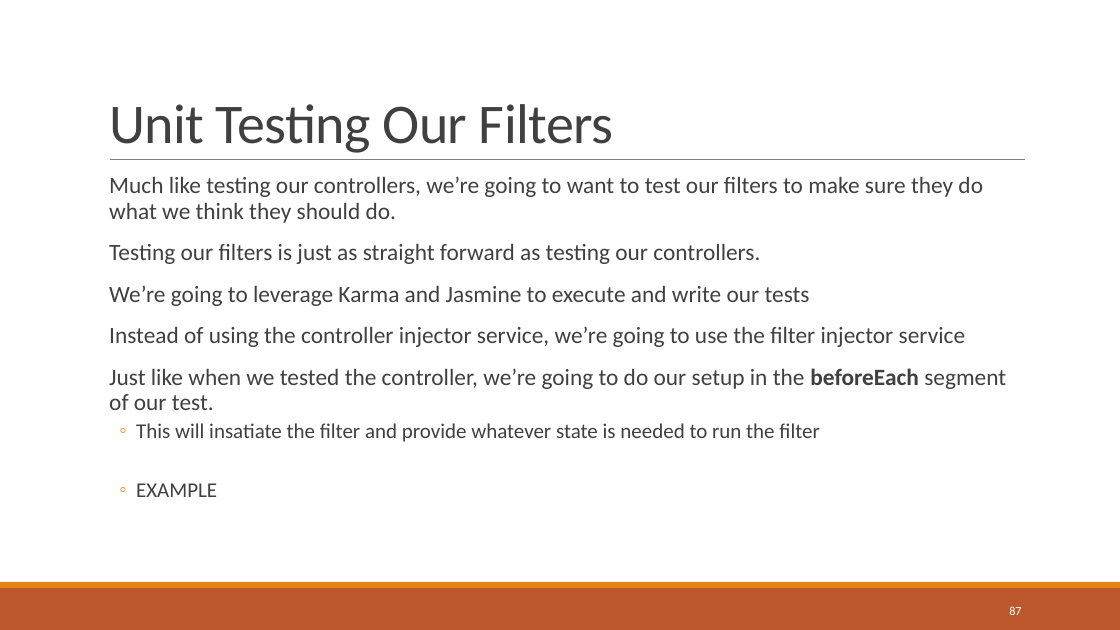
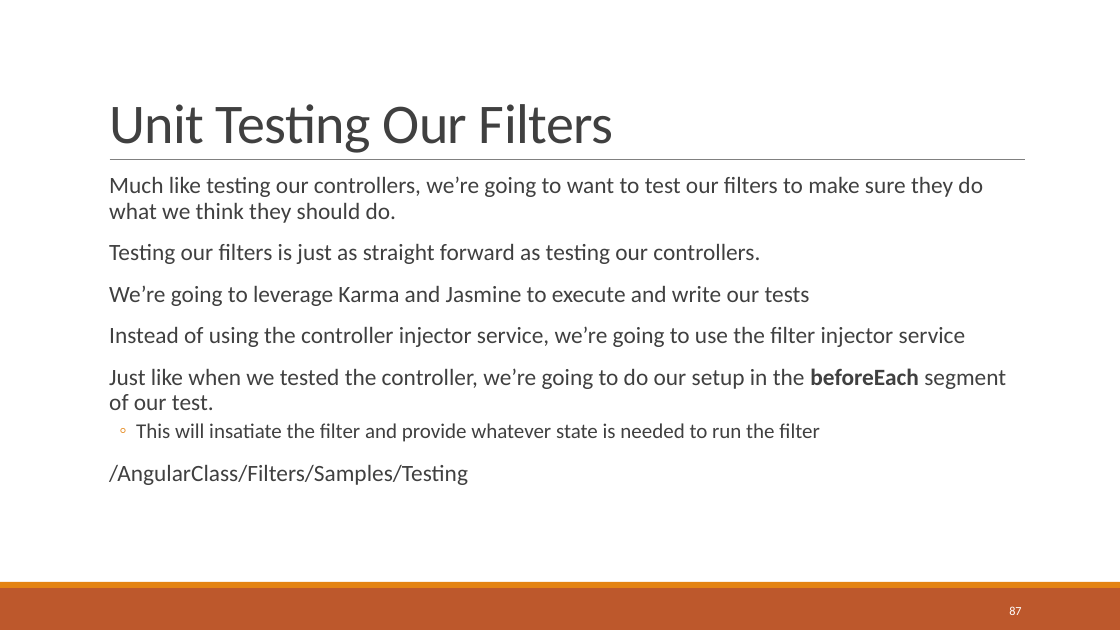
Before and after one commit to sbechtold/angularjs, a slide deck: slide 87 of materials/AngularJS.pptx. Drawn at 1120x630 pixels with LibreOffice and Linux fonts; fonts in the diff are those of the drawing. Boxes give left, top, right and bottom in pixels: in the first picture for what was removed or moved away, otherwise in the second. Text is boxed around its words. In the diff, an @@ line names an element or a change of style, - is before the commit and + after.

```diff
--- a/materials/AngularJS.pptx
+++ b/materials/AngularJS.pptx
@@ text at [109, 465, 468, 485]: text changed; size 18 to 20 pt @@
-  ◦ EXAMPLE
+  /AngularClass/Filters/Samples/Testing
```
Also in this commit, not shown: 1 other slide changed, 27 other files.
